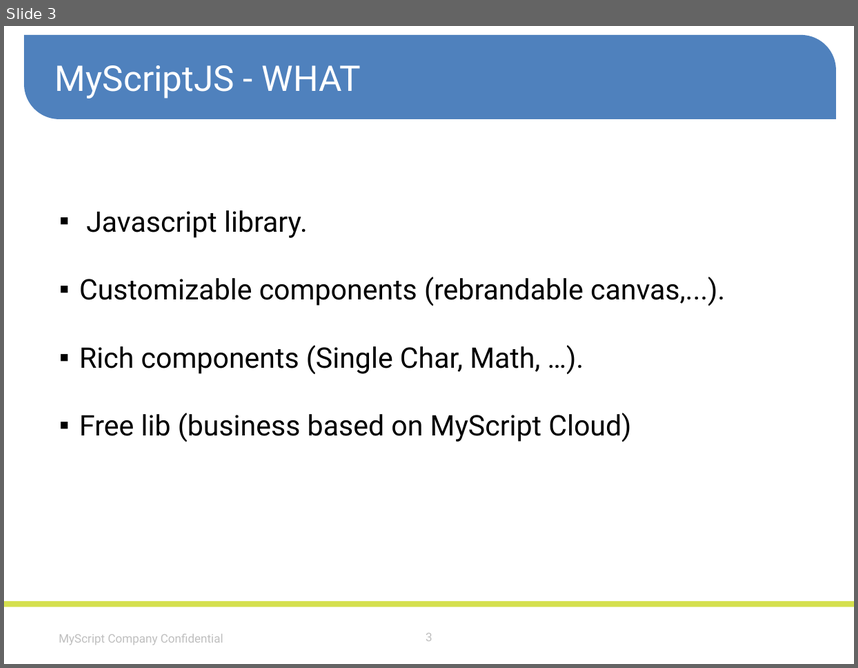
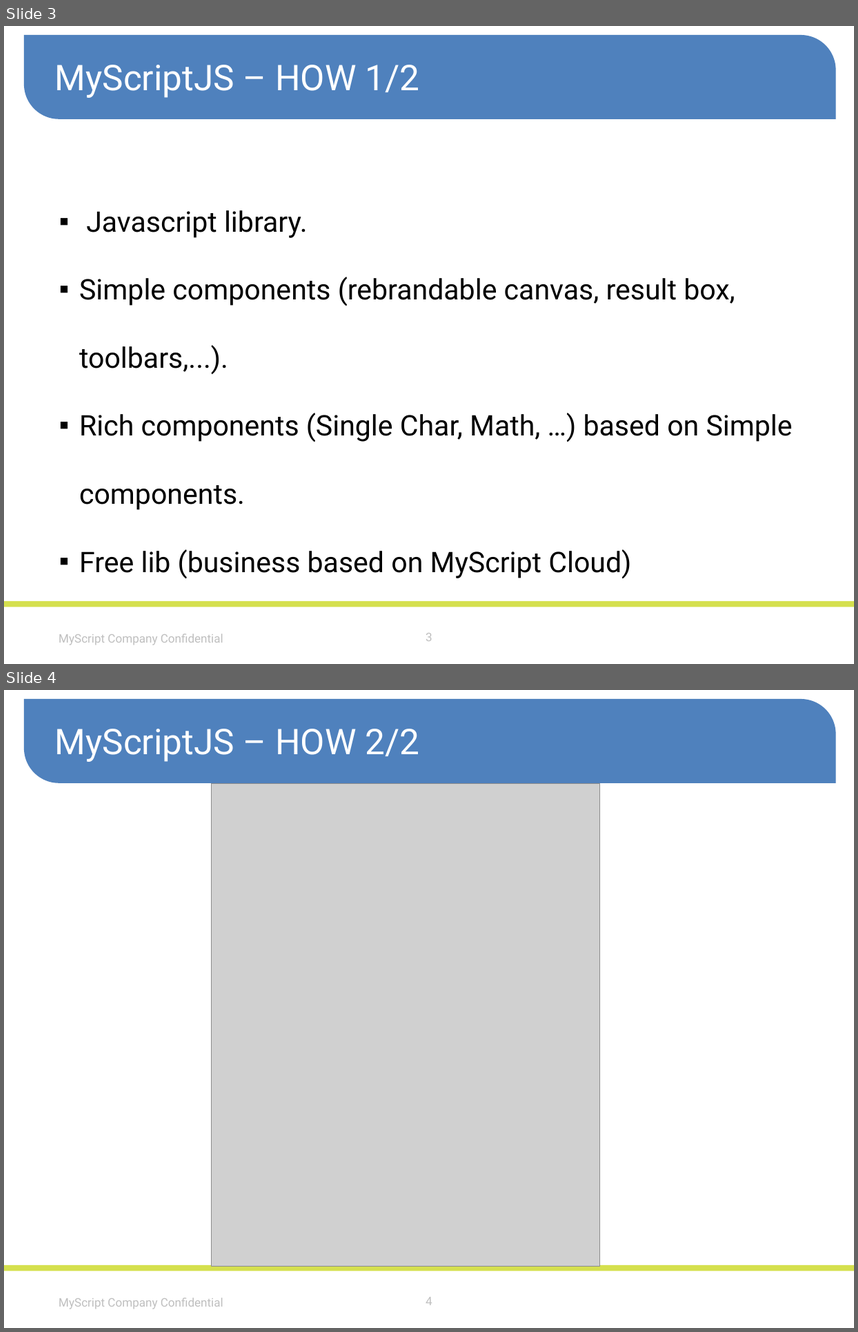
Before and after one commit to MyScript/MyScriptJS, a slide deck: specifications/MyScriptJS.pptm. Shown one above the other, each under a label of ours: slide 3 before the commit, slides 3 and 4 after it. The pictures are 858x668 and 858x1332 pixels, drawn with LibreOffice and Linux fonts; fonts in the diff are those of the drawing; grey boxes stand for pictures; background and template pictures are left out. Boxes give left, top, right and bottom in pixels: in the first picture for what was removed or moved away, otherwise in the second. Text is boxed around its words. In the diff, an @@ line names an element or a change of style, - is before the commit and + after.

```diff
--- a/specifications/MyScriptJS.pptm
+++ b/specifications/MyScriptJS.pptm
@@ slide 4 added at [4, 690, 854, 1328], background #FFFFFF; not listed: 4 template elements that a slide beside it also shows @@
@@ text added at [55, 729, 419, 762], 30 pt, text #FFFFFF @@
+MyScriptJS – HOW 2/2
@@ picture added at [212, 784, 600, 1265] @@
@@ slide 3 changed as well @@
@@ text at [55, 65, 419, 98]: text changed @@
-MyScriptJS - WHAT
+MyScriptJS – HOW 1/2
@@ text at [79, 276, 793, 510]: text changed @@
-▪ Customizable components (rebrandable canvas,...).
-▪ Rich components (Single Char, Math, …).
+▪ Simple components (rebrandable canvas, result box, toolbars,...).
+▪ Rich components (Single Char, Math, …) based on Simple components.
```
Also in this commit, not shown: 3 other slides changed, 1 other slide added, 6 other files.
